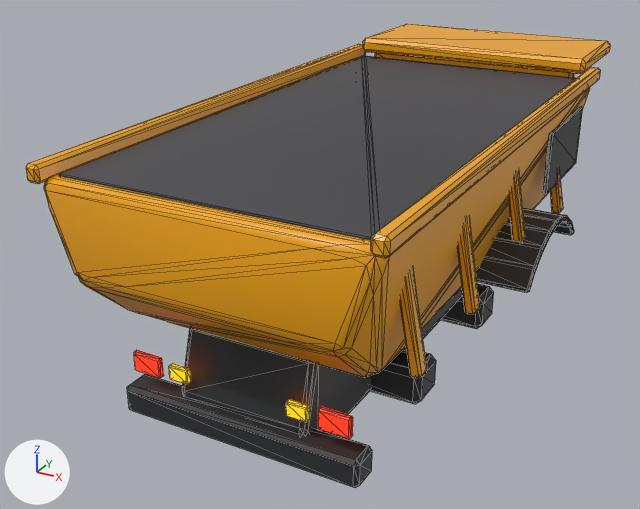
A saved change to the glTF model assets/models/hauler/rear.glb.
The view is the same before and after, from a camera (50 mm lens) standing at (3.74, -10.94, 5.46) and looking at (-0.55, -3.15, 1.56). The lights are fixed; the arrows at lower left show +X, +Y and +Z. The older version comes first. Mesh edges are drawn as thin lines. Vertices at exactly the same position are counted once.

In view in the first picture: 'HaulerRear'.
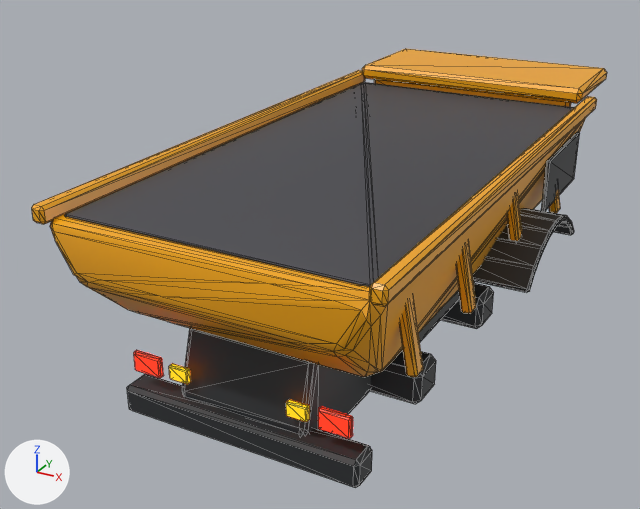
Diff of the bpy script that builds the scene:
```diff
--- a/assets/models/hauler/rear.glb.py
+++ b/assets/models/hauler/rear.glb.py
@@ me_haulerrear @@
 # used by ob_haulerrear; location = (0.0, 0.0, 0.0)
-me_haulerrear.from_pydata(...)  # 1032 vertices, 1944 faces; spans x -1.79..1.79, y -6.15..1.0, z 0.79..3.39
+me_haulerrear.from_pydata(...)  # 1032 vertices, 1944 faces; spans x -1.79..1.79, y -6.15..1.0, z 0.79..3.04
+# me_haulerrear part 1: the loose piece of 24 vertices spanning x -1.6..-1.46, y -6.15..-0.2, z 3.12..3.28 is moved by (0.0, 0.0, -0.35)
+# me_haulerrear part 2: the loose piece of 24 vertices spanning x 1.46..1.6, y -6.15..-0.2, z 3.12..3.28 is moved by (0.0, 0.0, -0.35)
+# me_haulerrear part 3: the loose piece of 24 vertices spanning x -1.45..1.45, y -0.4..1.0, z 3.21..3.39 is moved by (0.0, 0.0, -0.35)
+# me_haulerrear part 4: 367 of 1032 vertices moved; they spanned x -1.6..1.6, y -6.1..-0.17, z 1.77..3.25 and now span x -1.57..1.57, y -6.1..-0.17, z 1.77..2.9; mean shift (0.0, 0.0, -0.2); largest move (1.51, -1.9, 2.88) -> (1.51, -0.62, 2.0)
 me_haulerrear.materials.append(mat_darkpaint)
```

Location of each change, (x1, y1, x2, y2) in pixels of the pictures (640 x 509 px; the box of a moved part takes in the faces that stretch with it):
'HaulerRear', reshaped
    before: (26, 24, 611, 488)
    after: (32, 49, 607, 488)
part 1 of me_haulerrear, moved or reshaped
    before: (26, 44, 366, 184)
    after: (32, 70, 365, 224)
part 2 of me_haulerrear, moved or reshaped
    before: (371, 67, 601, 258)
    after: (369, 96, 597, 306)
part 3 of me_haulerrear, moved or reshaped
    before: (363, 24, 611, 74)
    after: (362, 49, 607, 103)
part 4 of me_haulerrear, moved or reshaped
    before: (44, 53, 590, 378)
    after: (50, 79, 586, 377)
